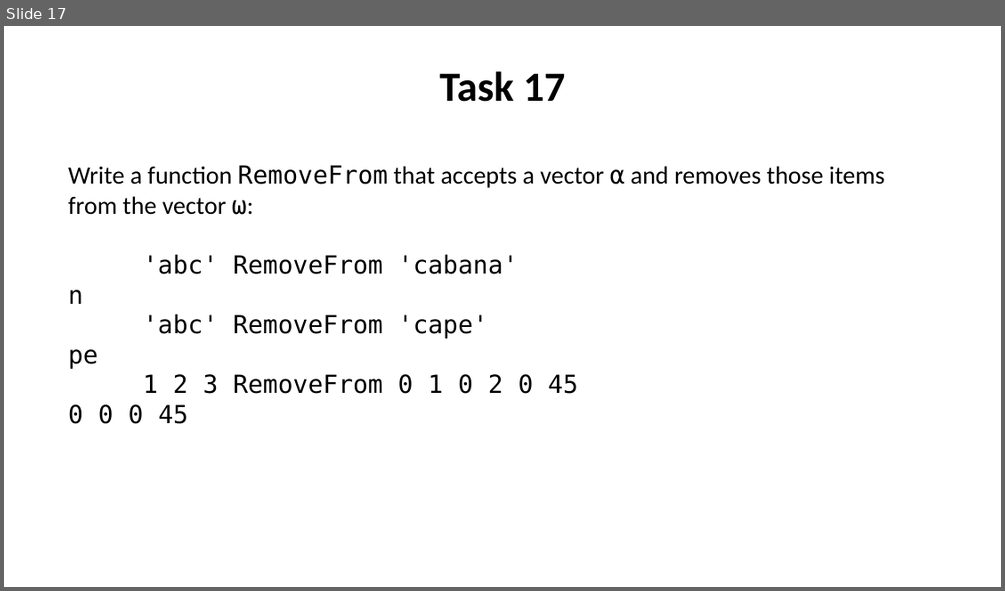
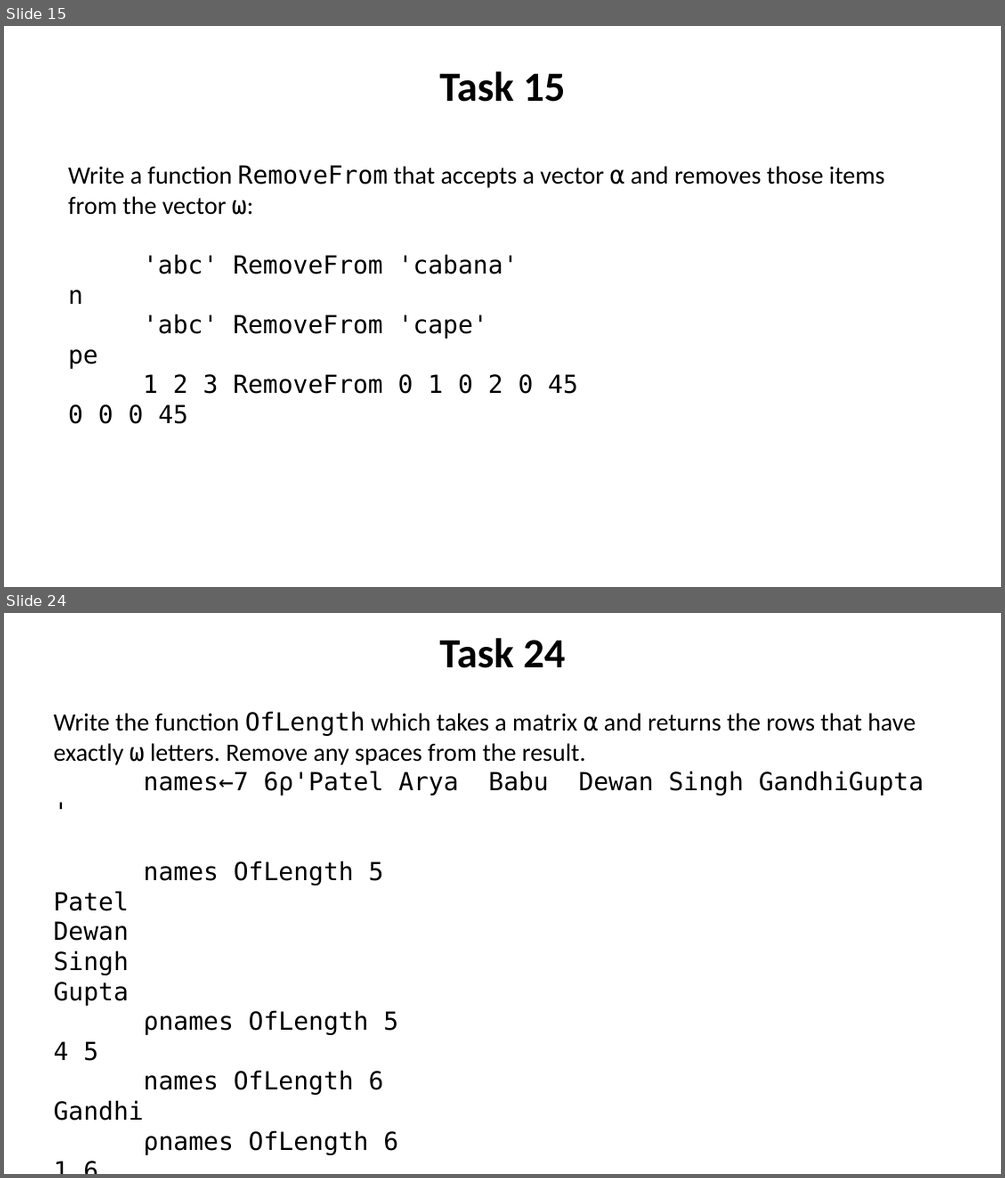
Before and after one commit to abrudz/tasks, a slide deck: assessment_A.pptx. Shown one above the other, each under a label of ours: slide 17 before the commit, slides 15 and 24 after it; the slides between them are not shown. The pictures are 1005x591 and 1005x1178 pixels, drawn with LibreOffice and Linux fonts; fonts in the diff are those of the drawing. Boxes give left, top, right and bottom in pixels: in the first picture for what was removed or moved away, otherwise in the second. Text is boxed around its words. In the diff, an @@ line names an element or a change of style, - is before the commit and + after.

```diff
--- a/assessment_A.pptx
+++ b/assessment_A.pptx
@@ slide 24 added at (4, 613, 1001, 1174), background #FFFFFF @@
@@ text added at (54, 638, 923, 1155), 24 pt, text #000000 @@
+Task 24
+Write the function OfLength which takes a matrix ⍺ and returns the rows that have exactly ⍵ letters. Remove any spaces from the result.
+names←7 6⍴'Patel Arya Babu Dewan Singh GandhiGupta '
+names OfLength 5
+Patel
+Dewan
+Singh
+Gupta
+⍴names OfLength 5
+4 5
+names OfLength 6
+Gandhi
+⍴names OfLength 6
+1 6
@@ what was slide 17 is now slide 15 @@
@@ text at (439, 71, 565, 102): text changed @@
-Task 17
+Task 15
```
Also in this commit, not shown: 7 slides changed, 14 other slides added, 6 slides removed, 2 other files.
